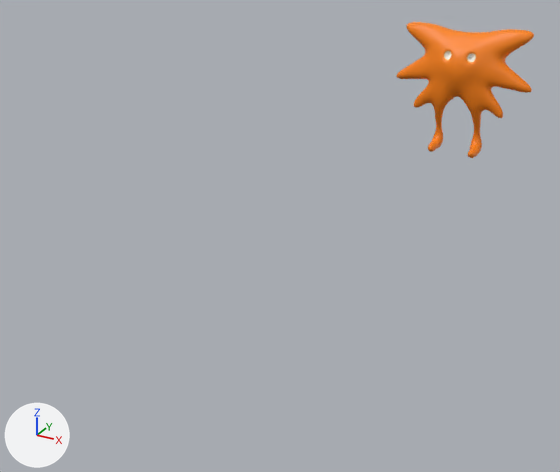
The Blender file Assets/Models/Creatures/CreatureBasic.blend: old version first, new version second.
Both versions are drawn from a 50 mm camera at (5.76, -21.17, 6.54) aimed at (-1.04, -8.81, 0.36). Lighting does not change. The marker at lower left points along +X, +Y and +Z.

Names of what the first picture shows: 'Creature2'.
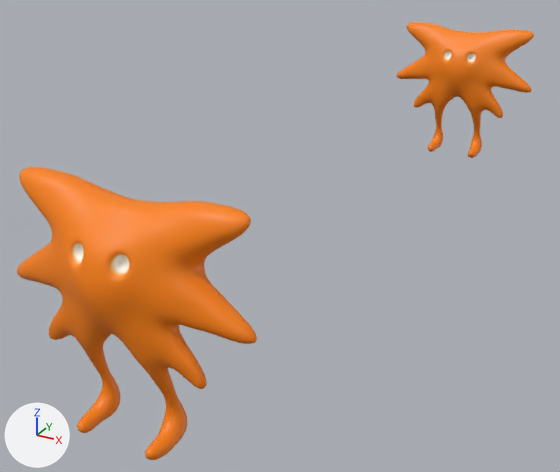
What differs and where, as boxes [x1, y1, x2, y2] in the pictures (560 x 472 px):
'Creature2.001', added (orange): after [17, 167, 257, 460]

What the commit changed:
Picture 'Default OBJ Base Color.001' (img_default_obj_base_color_001) is new.
Material 'Default OBJ.001' (mat_default_obj_001) is new.
Its texture is img_default_obj_base_color_001.
Mesh me_creature2_001 is new.
It has 5010 vertices, 5008 faces and spans x -1.85..1.85, y -0.1..1.19, z -1.1..2.29.
It uses material mat_default_obj_001 (picture img_default_obj_base_color_001).
Object 'Creature2.001' (ob_creature2_001) is new; it shows me_creature2_001.
Its location is (0.0, -14.06, 2.29).
Its rotation in degrees is (180, 0, 0).
It gains a SUBSURF modifier named 'Subdivision'.
